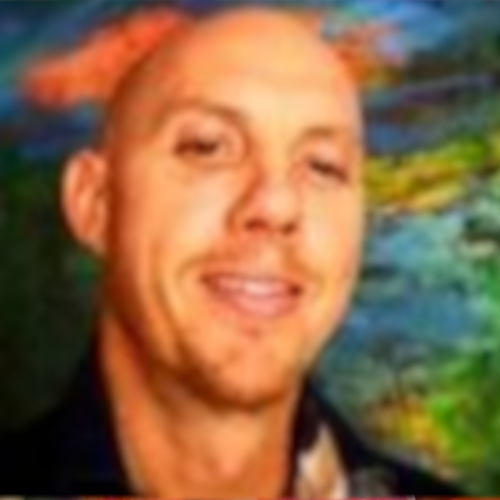
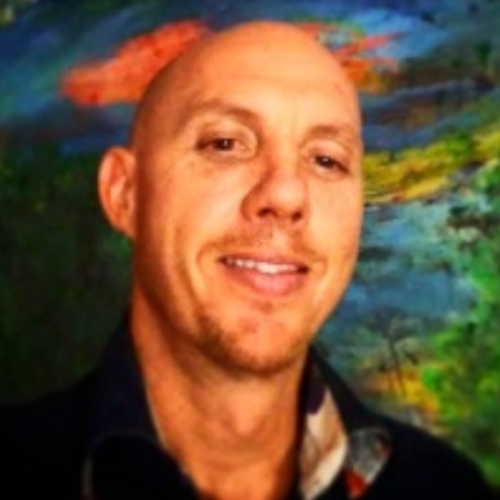
Comparing the layer stacks of the two 500px x 500px images. Changes:
added layer "Pasted Layer" above "1.jpg" over [0, 0, 500, 500]
